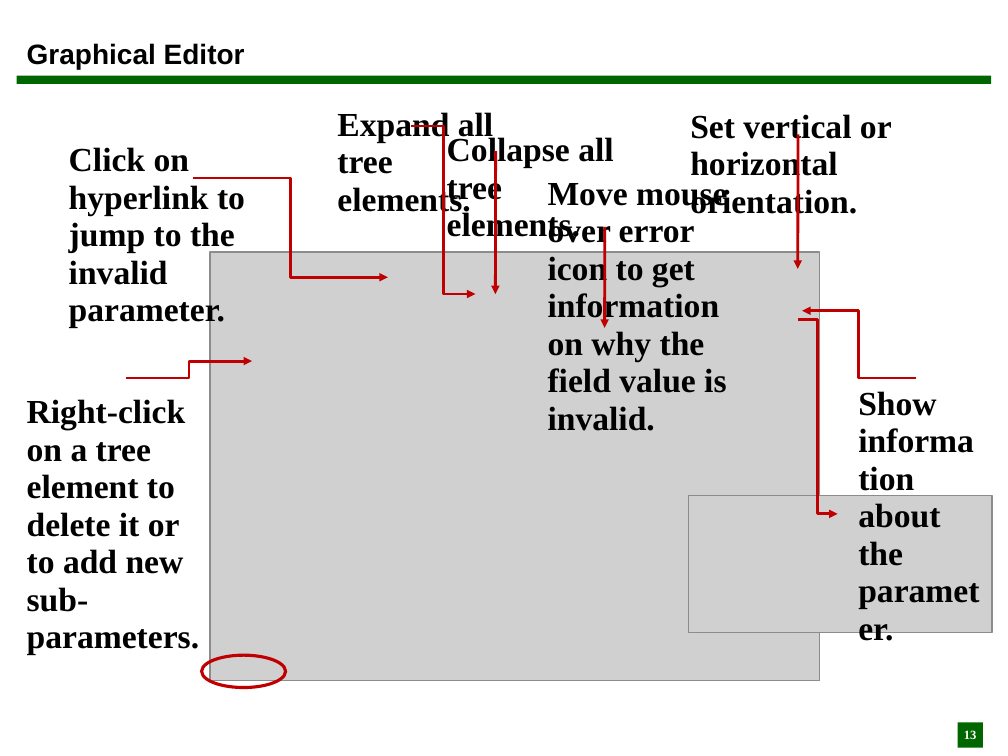
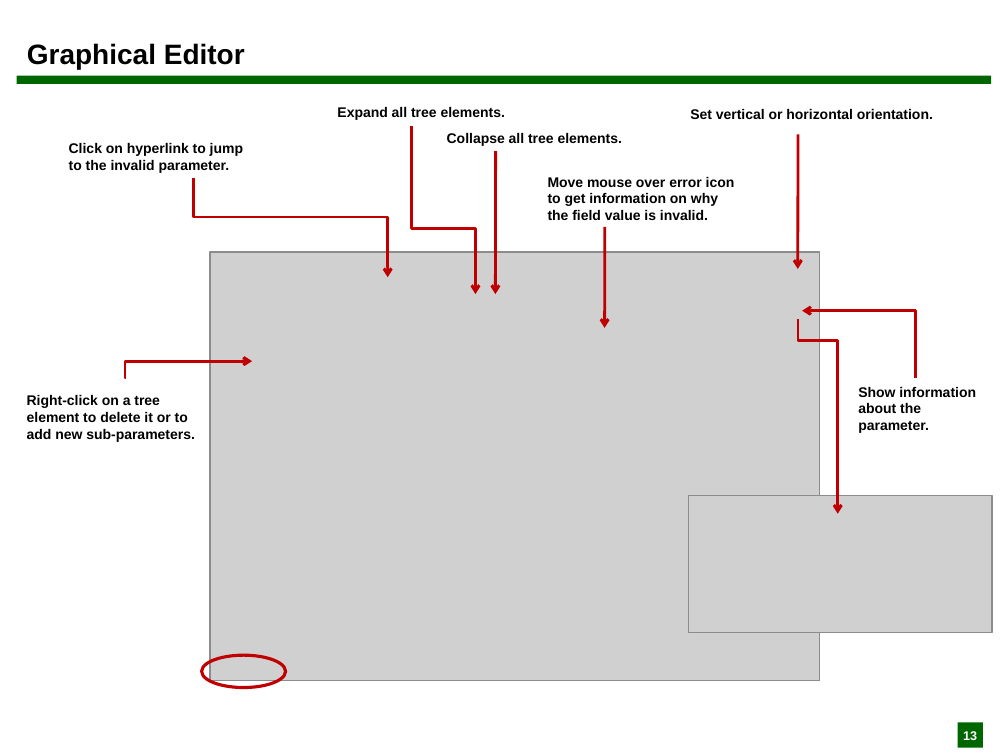
Before and after one commit to Fosstrak/fosstrak-llrp, a slide deck: slide 13 of src/site/resources/pdf/llrp_commander_UserGuide.ppt. Drawn at 1008x756 pixels with LibreOffice and Linux fonts; fonts in the diff are those of the drawing; grey boxes stand for pictures. Boxes give left, top, right and bottom in pixels: in the first picture for what was removed or moved away, otherwise in the second. Text is boxed around its words. In the diff, an @@ line names an element or a change of style, - is before the commit and + after.

```diff
--- a/src/site/resources/pdf/llrp_commander_UserGuide.ppt
+++ b/src/site/resources/pdf/llrp_commander_UserGuide.ppt
@@ elbow arrow (411, 126) - (476, 294): arrowheads changed; route changed @@
@@ arrow (798, 134) - (797, 269): arrowheads changed @@
@@ elbow arrow (194, 178) - (388, 277): arrowheads changed; route changed @@
@@ arrow (496, 151) - (495, 294): arrowheads changed @@
@@ arrow (605, 227) - (605, 328): arrowheads changed @@
@@ elbow arrow (798, 320) - (838, 514): arrowheads changed; route changed @@
@@ elbow arrow (915, 378) - (802, 310): arrowheads changed; route changed @@
@@ elbow arrow (126, 378) - (252, 361): arrowheads changed; route changed @@
@@ size 24 to 10 pt, font Times New Roman to Arial; line spacing 0.93 to 1 in 7 elements at <box>690,109,933,119</box>, <box>337,107,505,120</box>, <box>447,133,622,146</box>, <box>69,143,243,173</box>, <box>548,177,735,220</box>, <box>27,395,195,442</box>, <box>858,387,976,433</box> @@
@@ page number at <box>958,723,983,748</box>: font Times New Roman to Arial; line spacing 0.93 to 1 @@
```
Also in this commit, not shown: 15 other slides changed, 1 other file.
